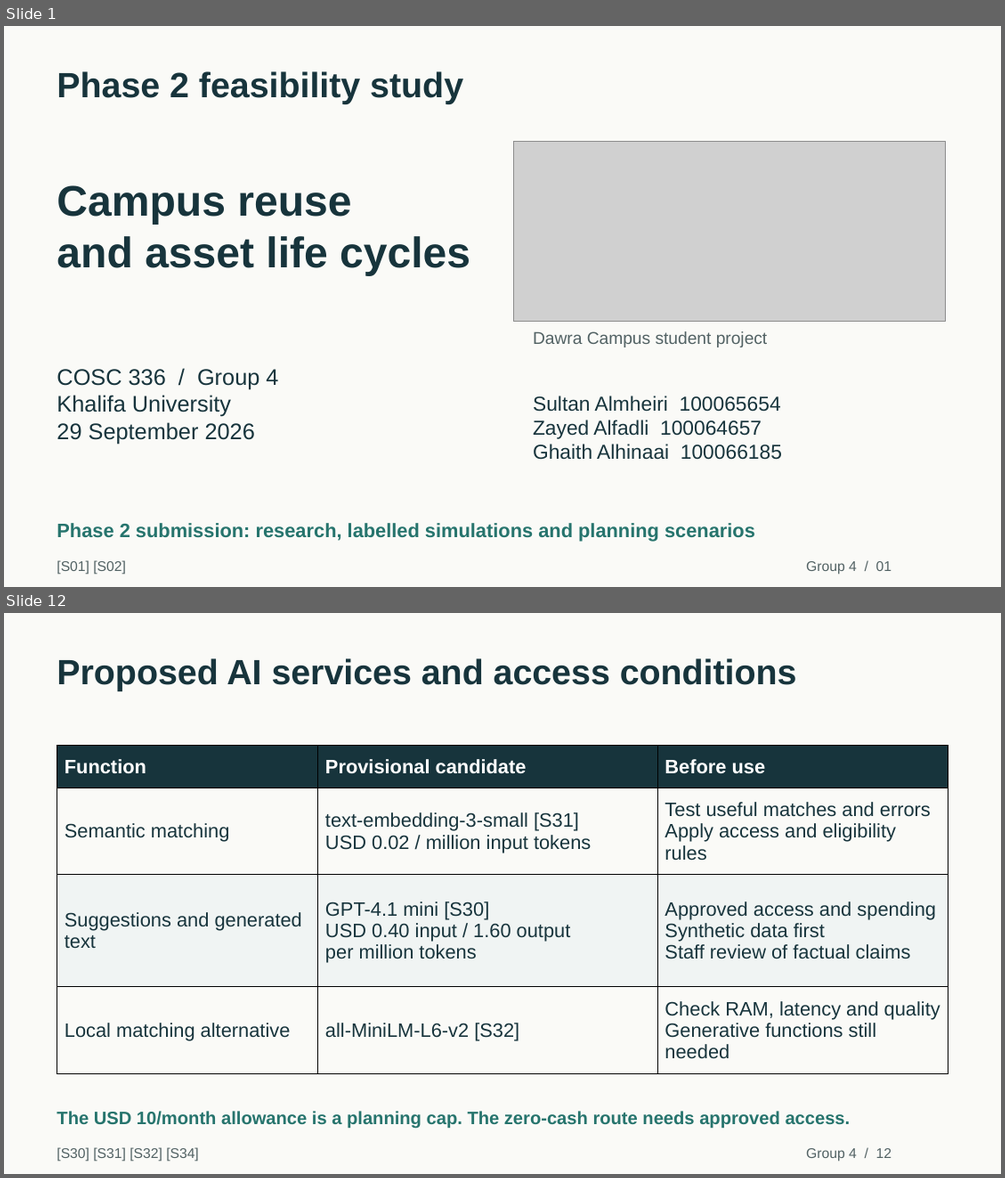
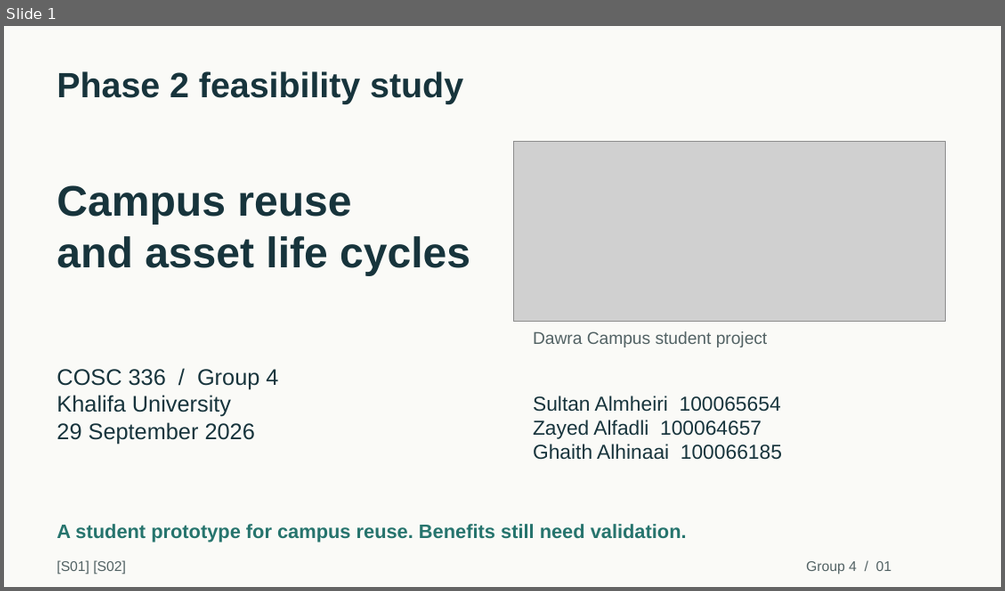
Before and after one commit to duqins/ITS, a slide deck: docs/phase2/final/Dawra_Campus_Phase2_Presentation.pptx. Shown one above the other, each under a label of ours: slides 1 and 12 before the commit, slide 1 after it; the slides between them are not shown. The pictures are 1005x1178 and 1005x591 pixels, drawn with LibreOffice and Linux fonts; fonts in the diff are those of the drawing; grey boxes stand for pictures. Boxes give left, top, right and bottom in pixels: in the first picture for what was removed or moved away, otherwise in the second. Text is boxed around its words. In the diff, an @@ line names an element or a change of style, - is before the commit and + after.

Commit message:
docs(phase2): shorten class presentation to 12 slides

```diff
--- a/docs/phase2/final/Dawra_Campus_Phase2_Presentation.pptx
+++ b/docs/phase2/final/Dawra_Campus_Phase2_Presentation.pptx
@@ slide 12 removed at box(4, 613, 1001, 1174), background #FAFAF7 @@
@@ text removed at box(57, 658, 797, 691) @@
-Proposed AI services and access conditions
@@ table removed at box(57, 746, 948, 1074), 4 rows, 3 columns @@
-Function | Provisional candidate | Before use
-Semantic matching | text-embedding-3-small [S31] / USD 0.02 / million input tokens | Test useful matches and errors / Apply access and eligibility rules
-Suggestions and generated text | GPT-4.1 mini [S30] / USD 0.40 input / 1.60 output / per million tokens | Approved access and spending / Synthetic data first / Staff review of factual claims
-Local matching alternative | all-MiniLM-L6-v2 [S32] | Check RAM, latency and quality / Generative functions still needed
@@ text removed at box(57, 1111, 850, 1128) @@
-The USD 10/month allowance is a planning cap. The zero-cash route needs approved access.
@@ text removed at box(57, 1147, 199, 1161) @@
-[S30] [S31] [S32] [S34]
@@ text removed at box(806, 1148, 891, 1161) @@
-Group 4 / 12
@@ slide 1 changed as well @@
@@ text at box(57, 524, 687, 542): text changed @@
-Phase 2 submission: research, labelled simulations and planning scenarios
+A student prototype for campus reuse. Benefits still need validation.
```
Also in this commit, not shown: 3 other slides changed, 8 slides added, 47 other slides removed, 3 other files.
